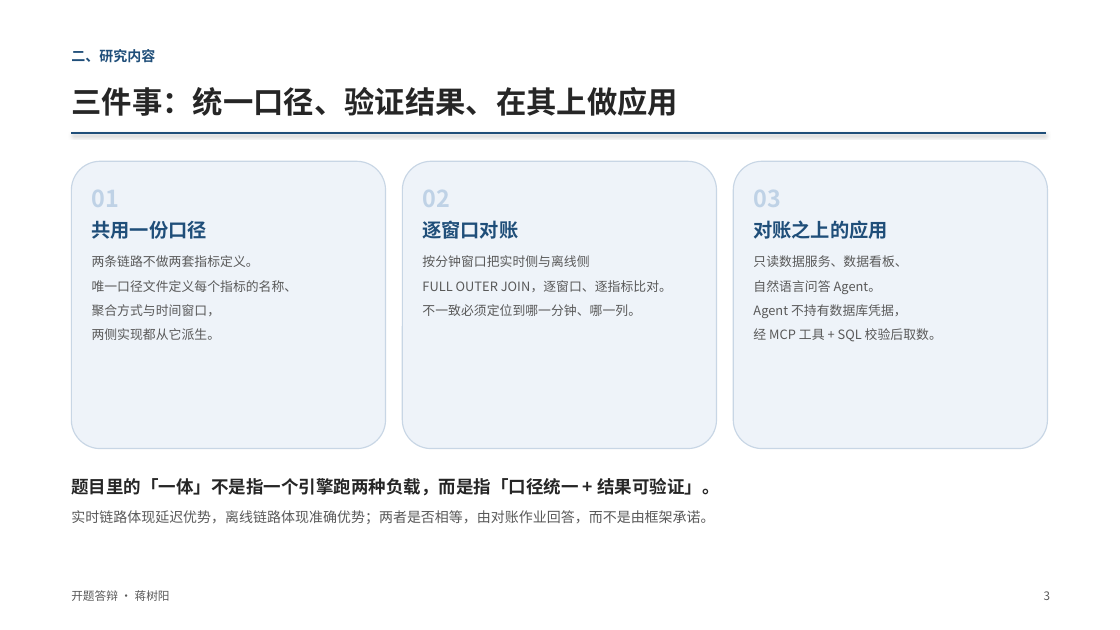
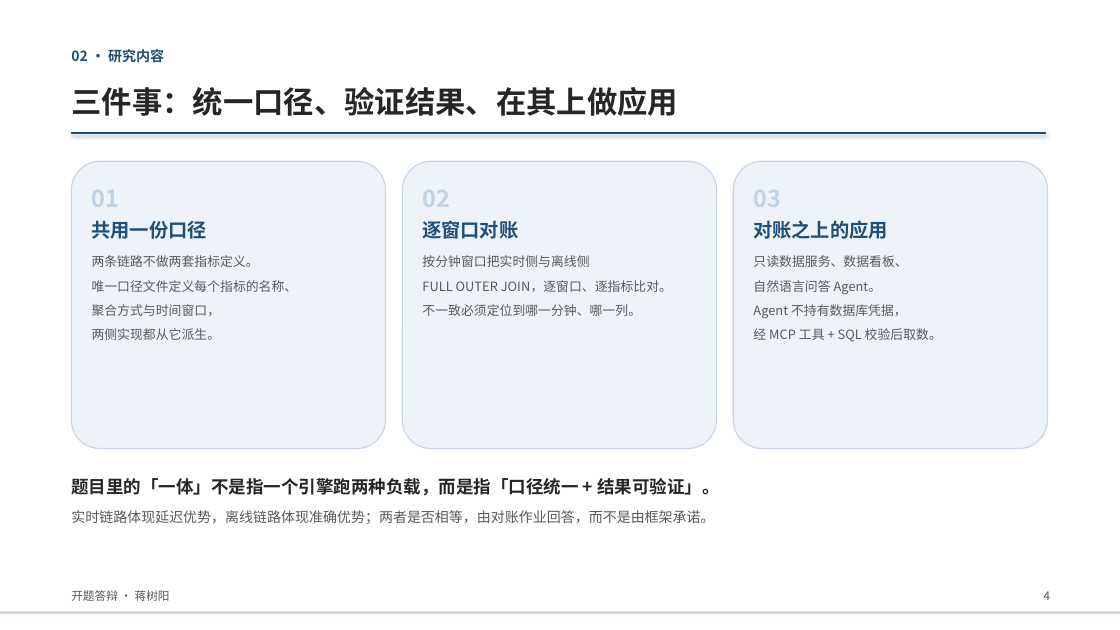
Before and after one commit to suntree-j/dsh-workspace, a slide deck: slide 4 of intelligent-data-platform/docs/thesis/答辩材料/开题答辩_蒋树阳.pptx (slide 3 before the commit). Drawn at 1120x630 pixels with LibreOffice and Linux fonts; fonts in the diff are those of the drawing. Boxes give left, top, right and bottom in pixels: in the first picture for what was removed or moved away, otherwise in the second. Text is boxed around its words. In the diff, an @@ line names an element or a change of style, - is before the commit and + after.

```diff
--- a/intelligent-data-platform/docs/thesis/答辩材料/开题答辩_蒋树阳.pptx
+++ b/intelligent-data-platform/docs/thesis/答辩材料/开题答辩_蒋树阳.pptx
@@ text at box(71, 49, 164, 62): text changed @@
-二、研究内容
+02 · 研究内容
@@ text at box(1044, 591, 1050, 600): text changed @@
-3
+4
@@ rectangle added at box(0, 612, 1120, 614), fill #C8D6E5 @@
```
Also in this commit, not shown: 7 other slides changed, 2 slides added, 3 other files.
